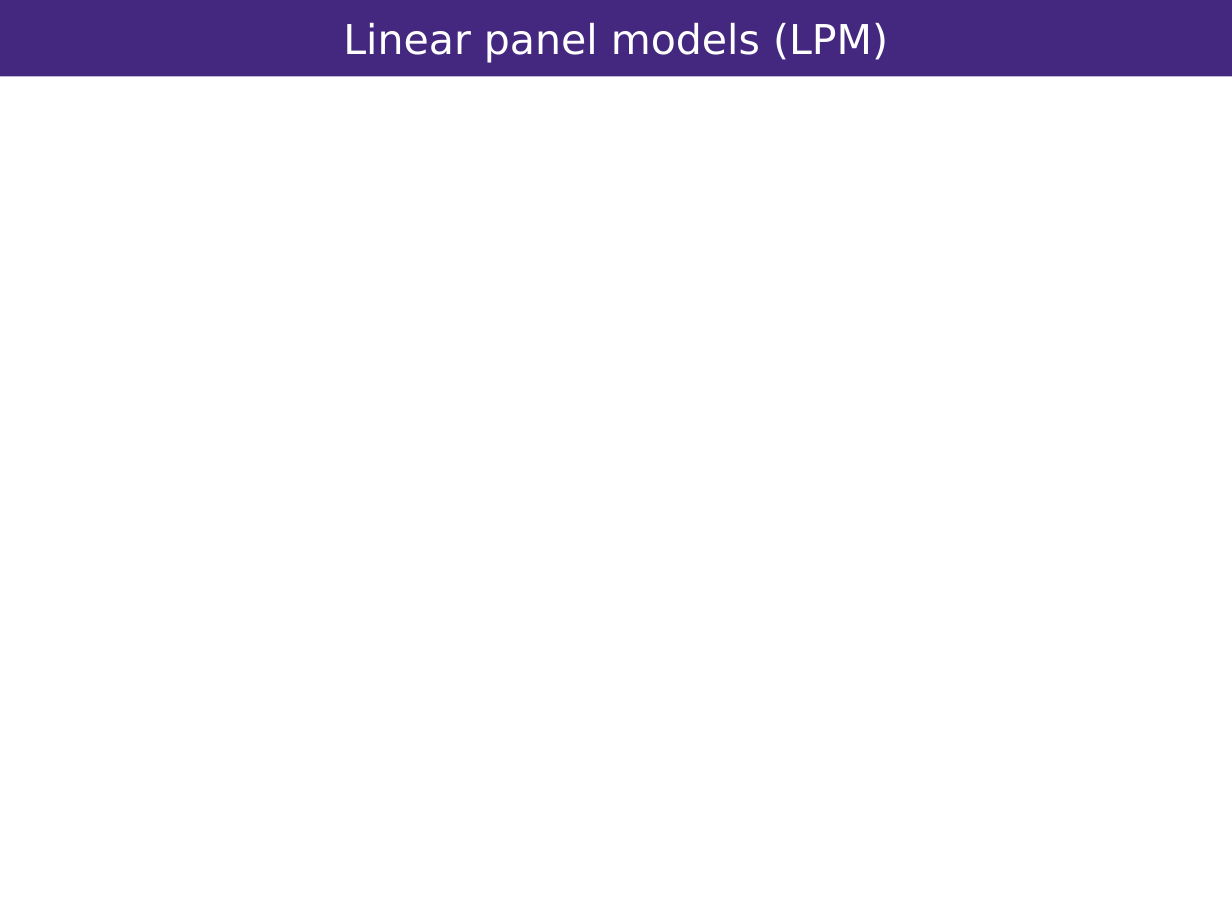
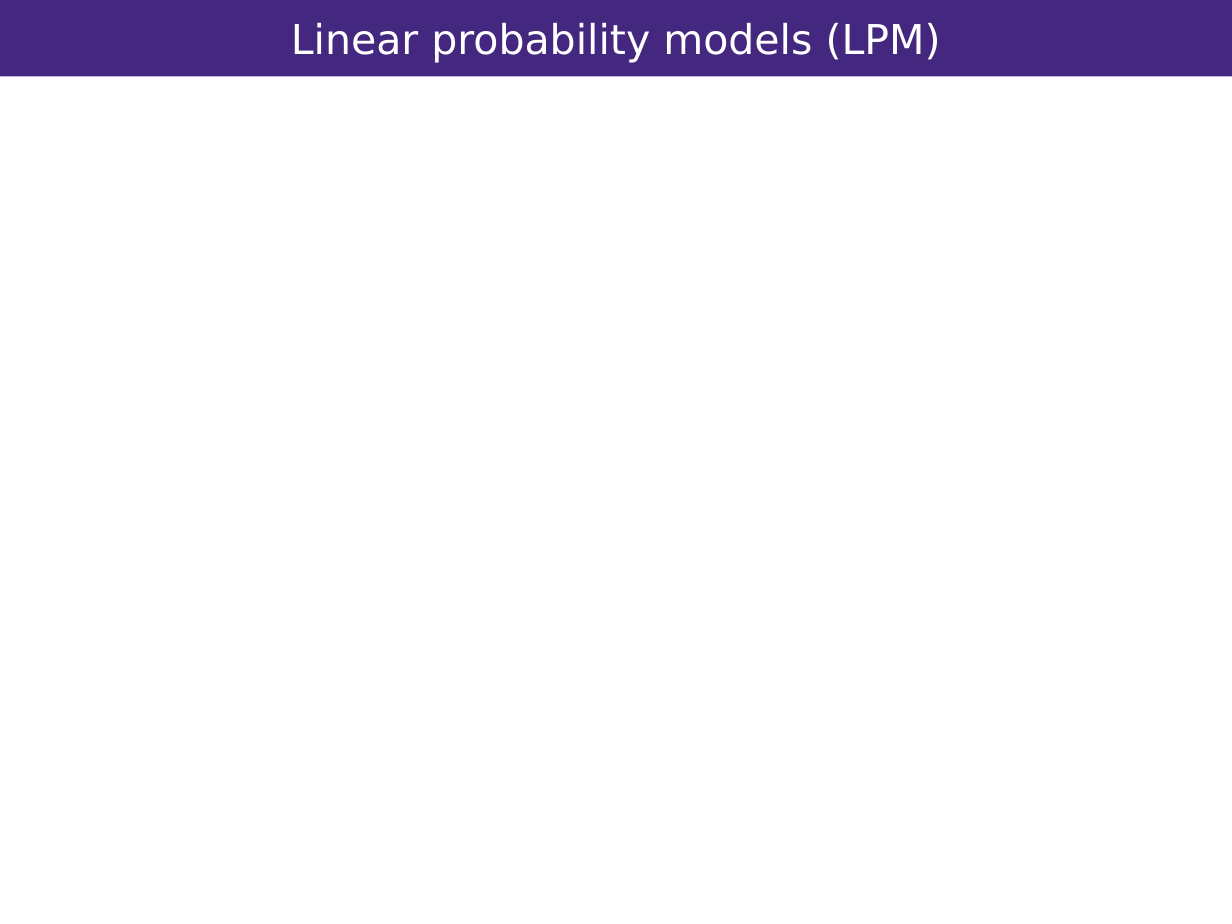
Before and after one commit to vandenEnd/scripts, a slide deck: slide 8 of Resilience.pptx. Drawn at 1232x924 pixels with LibreOffice and Linux fonts; fonts in the diff are those of the drawing; grey boxes stand for pictures; background and template pictures are left out. Boxes give left, top, right and bottom in pixels: in the first picture for what was removed or moved away, otherwise in the second. Text is boxed around its words. In the diff, an @@ line names an element or a change of style, - is before the commit and + after.

```diff
--- a/Resilience.pptx
+++ b/Resilience.pptx
@@ title at (x1=291, y1=22, x2=941, y2=63): text changed @@
-Linear panel models (LPM)
+Linear probability models (LPM)
```
